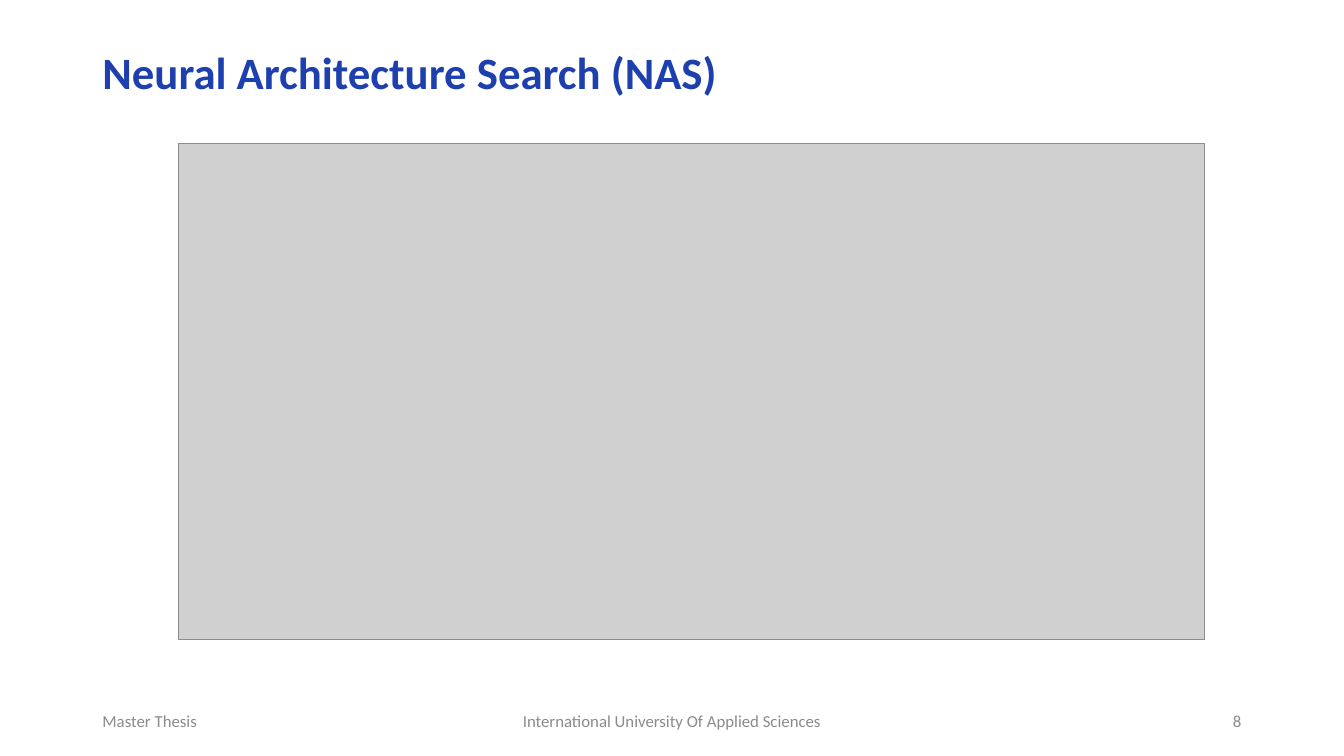
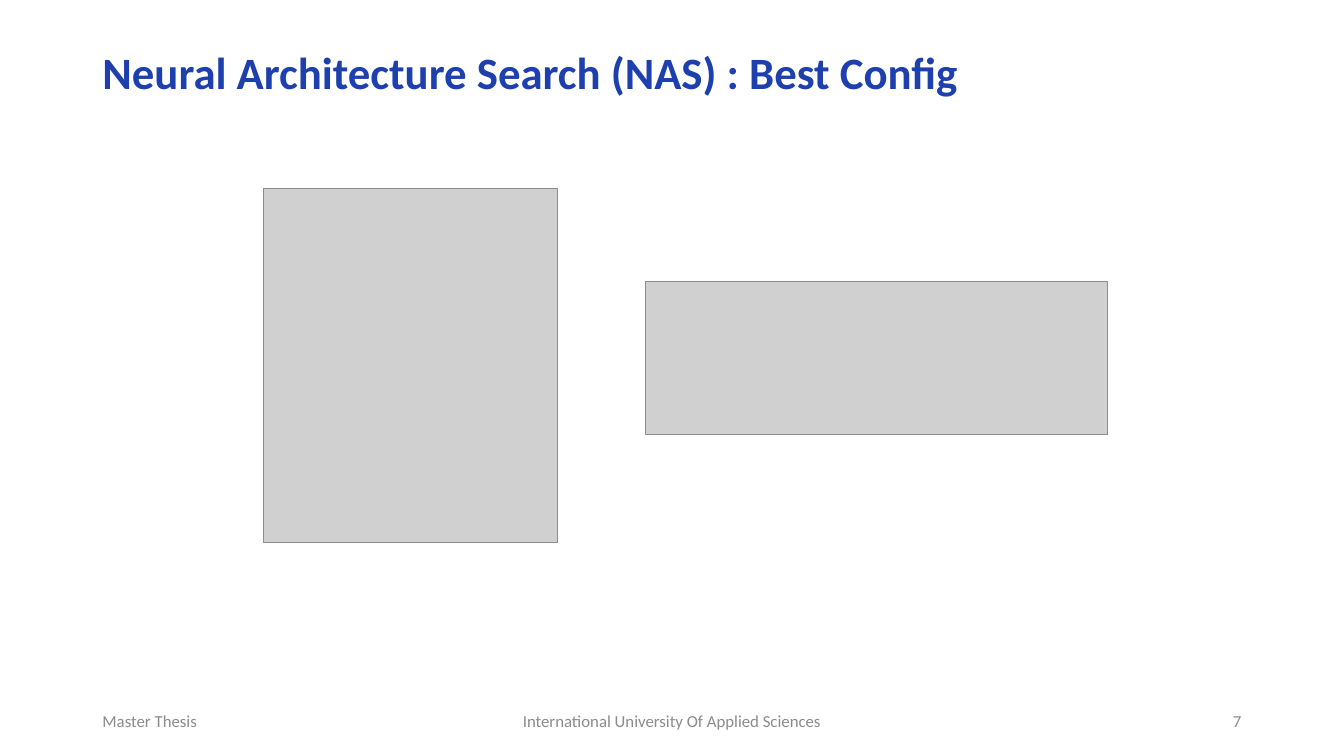
Before and after one commit to RajeshRamadas/yolov8-model-optimization, a slide deck: slide 7 of 01-Project-management/presentation/KnowledgeDistillation.pptx (slide 8 before the commit). Drawn at 1344x756 pixels with LibreOffice and Linux fonts; fonts in the diff are those of the drawing; grey boxes stand for pictures. Boxes give left, top, right and bottom in pixels: in the first picture for what was removed or moved away, otherwise in the second. Text is boxed around its words. In the diff, an @@ line names an element or a change of style, - is before the commit and + after.

```diff
--- a/01-Project-management/presentation/KnowledgeDistillation.pptx
+++ b/01-Project-management/presentation/KnowledgeDistillation.pptx
@@ title at bbox=[102, 56, 958, 97]: text changed @@
-Neural Architecture Search (NAS)
+Neural Architecture Search (NAS) : Best Config
@@ picture added at bbox=[264, 189, 559, 542] @@
@@ picture: place and size @@
-picture at bbox=[178, 143, 1205, 640]
+picture at bbox=[646, 281, 1108, 435]
@@ page number at bbox=[1233, 716, 1241, 727]: text changed @@
-8
+7
```
Also in this commit, not shown: 4 other slides changed, 9 slides added, 2 slides removed.
